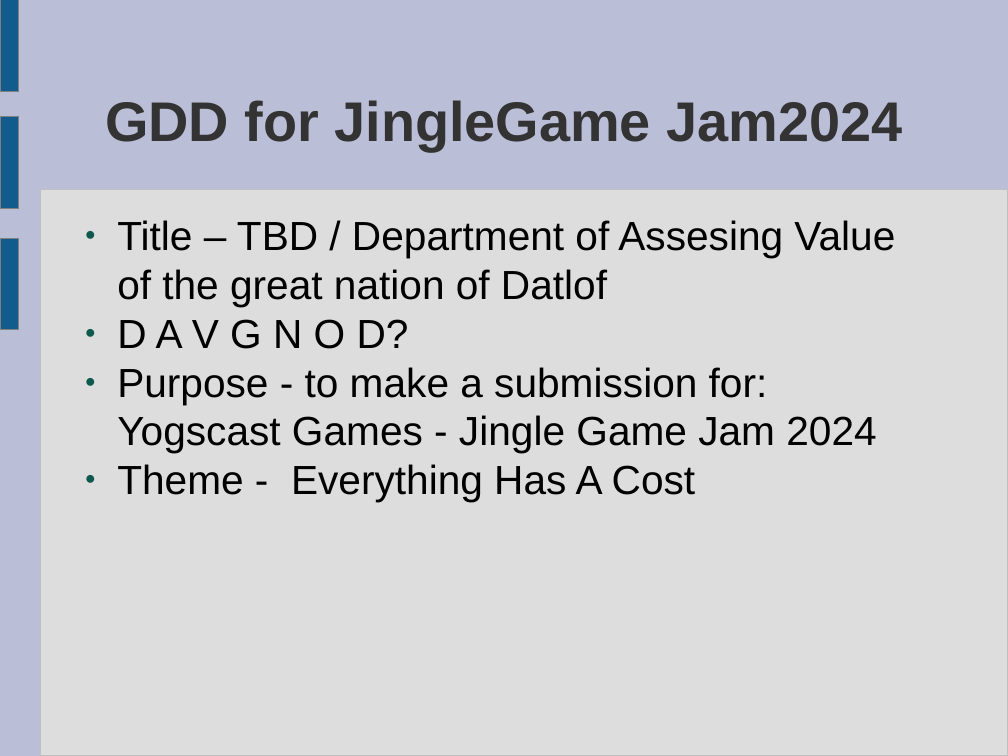
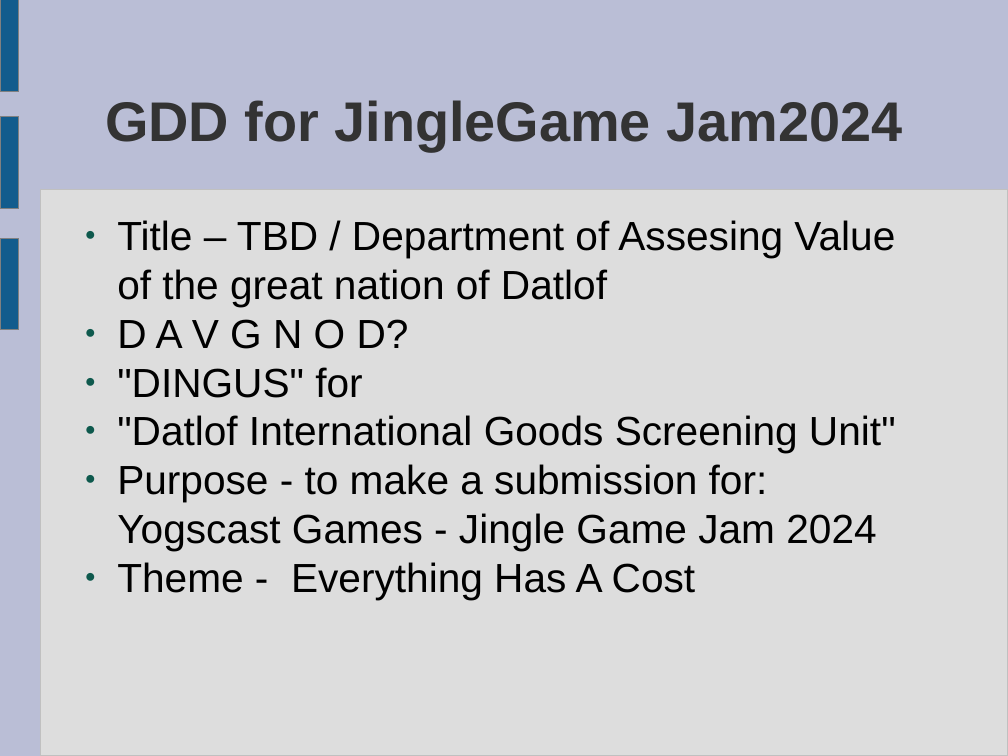
Before and after one commit to ktosox/JingleGameJam2024, a slide deck: slide 1 of GDD.odp. Drawn at 1008x756 pixels with LibreOffice and Linux fonts; fonts in the diff are those of the drawing. Boxes give left, top, right and bottom in pixels: in the first picture for what was removed or moved away, otherwise in the second. Text is boxed around its words. In the diff, an @@ line names an element or a change of style, - is before the commit and + after.

```diff
--- a/GDD.odp
+++ b/GDD.odp
@@ text at box(117, 367, 896, 453): paragraphs added @@
+● "DINGUS" for
+● "Datlof International Goods Screening Unit"
```
Also in this commit, not shown: 11 other slides changed, 2 slides added, 11 other files.
